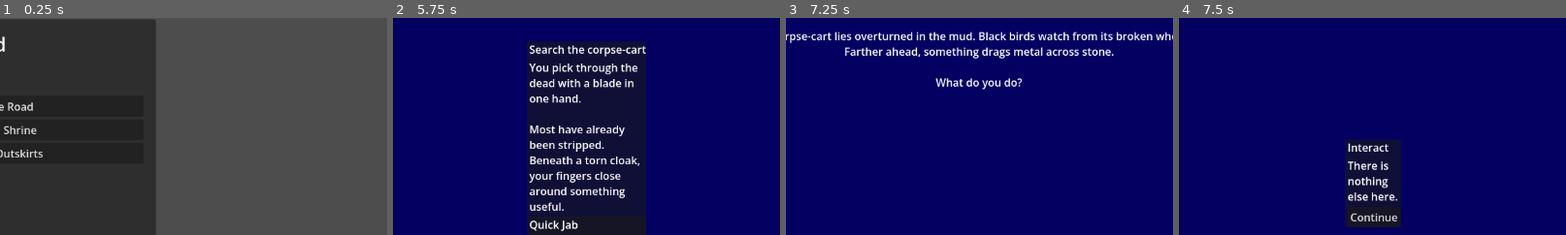
Above: before the commit, frames 1-4 (left to right).
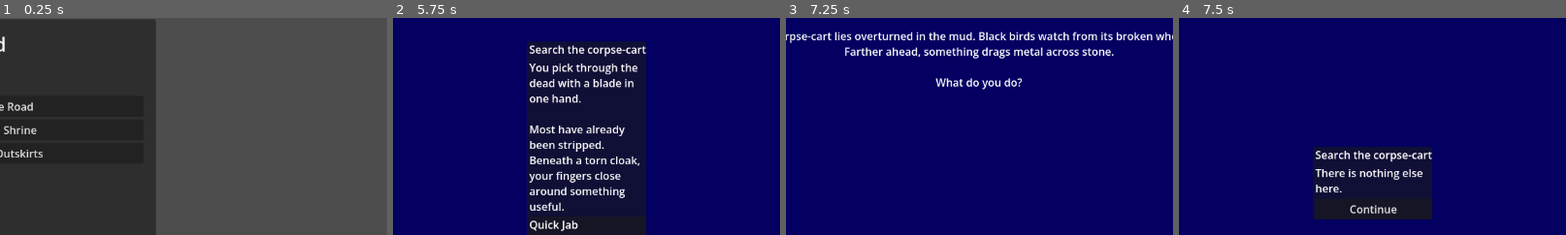
Above: after the commit, the same moments.

Repository: Bbran4/TheThroneThatBreathes
Game: Godot game, scene res://scenes/RunTest.tscn
Same seed, same stepped clock (60 frames per second), same inputs: the game is played once before the commit and once after it.
Inputs (mouse positions are % of the whole screen's width and height, from its top left):
- Up to frame 1 (0.25 s): no input
- Up to frame 2 (5.75 s): click "Corpse Road" at 0.5 s; tap Enter (debug_end_turn) at 1.25 s; move the mouse to (72, 45) at 1.27 s; hold D (right) 1.28-2.78 s; tap E (interact) at 1.35, 2.1, 2.85, 3.6, 4.35, 5, 5.1 s; move the mouse to (30, 55) at 2.02 s; move the mouse to (60, 28) at 2.77 s; hold A (left) 2.78-3.53 s; move the mouse to (45, 70) at 3.52 s; hold D (right) 3.53-5.03 s; move the mouse to (80, 65) at 4.27 s; move the mouse to (20, 35) at 5.02 s; hold A (left) from 5.03 s (still down)
- Up to frame 3 (7.25 s): release A (left) at 5.75 s; click "Continue" at 5.75 s; move the mouse to (55, 50) at 6.52 s; hold D (right) from 6.53 s (still down); tap E (interact) at 6.6 s
- Up to frame 4 (7.5 s): tap E (interact) at 7.25, 7.35 s; move the mouse to (35, 25) at 7.27 s; release D (right) at 7.28 s; hold A (left) from 7.28 s (still down)
The pictures show only the part of the screen within x 25-75%, y 12-62%; the shares and areas given below are measured in that part.

Frames 1-3 are identical in both runs. In frame 4, 8.4% of the frame differs, in the area x 34-66%, y 56-97%.

Commit message:
Location works

Diff:
--- a/resources/run_choice/corpse road/03_press_on.tres
+++ b/resources/run_choice/corpse road/03_press_on.tres
@@ -4,4 +4,5 @@
 
 [resource]
 script = ExtResource("1_d814j")
+result_text = "Press On"
 metadata/_custom_type_script = "uid://bgjkr3elvy71k"
--- a/scenes/world/CorpseRoadLocation.tscn
+++ b/scenes/world/CorpseRoadLocation.tscn
@@ -476,6 +476,7 @@
 position = Vector2(551, 542)
 script = ExtResource("13_pndl3")
 interactable_id = "CorpseCart"
+interaction_name = "Search the corpse-cart"
 linked_choice = ExtResource("14_3aacm")
 metadata/_custom_type_script = "uid://hn32sr8q5ci6"
 
@@ -490,6 +491,8 @@
 [node name="ScrapingSoundExit" type="Area2D" parent="Interactables" unique_id=1502306241]
 position = Vector2(1093, 543)
 script = ExtResource("13_pndl3")
+interactable_id = "FollowSound"
+interaction_name = "Follow the scraping sound"
 linked_choice = ExtResource("15_230bx")
 metadata/_custom_type_script = "uid://hn32sr8q5ci6"
 
@@ -505,6 +508,8 @@
 [node name="DitchPath" type="Area2D" parent="Interactables" unique_id=1579402946]
 position = Vector2(781, 543)
 script = ExtResource("13_pndl3")
+interactable_id = "Continue"
+interaction_name = "Press On"
 linked_choice = ExtResource("16_nryiw")
 metadata/_custom_type_script = "uid://hn32sr8q5ci6"
 
--- a/scripts/run/RunTest.gd
+++ b/scripts/run/RunTest.gd
@@ -25,7 +25,7 @@
 var node_button_container: VBoxContainer
 
 var active_combat_root: Node
-
+var current_combat_node: RunNodeData = null
 
 func _ready() -> void:
 	_build_route_ui()
@@ -168,9 +168,7 @@
 			_start_combat_from_side_view(node_data)
 
 func _start_combat_from_side_view(node_data: RunNodeData) -> void:
-	if active_side_view_location != null:
-		active_side_view_location.visible = false
-
+	_cleanup_side_view_location()
 	_start_combat_node(node_data)
 
 func _open_location_view(location: LocationData, node_data: RunNodeData) -> void:
@@ -260,9 +258,7 @@
 	_complete_current_node()
 
 func _start_combat_from_location(node_data: RunNodeData) -> void:
-	if active_location_view != null:
-		active_location_view.visible = false
-
+	_cleanup_location_view()
 	_start_combat_node(node_data)
 
 func _build_route_ui() -> void:
@@ -462,6 +458,8 @@
 		push_error("Combat node has no enemy team: " + node_data.node_name)
 		return
 
+	current_combat_node = node_data
+
 	route_ui.visible = false
 	_cleanup_active_combat()
 
@@ -483,6 +481,15 @@
 		push_error("CombatTest scene is missing combat_finished signal.")
 
 	add_child(active_combat_root)
+
+func _get_current_reward_node() -> RunNodeData:
+	if current_combat_node != null:
+		return current_combat_node
+
+	if current_node_index >= 0 and current_node_index < run_nodes.size():
+		return run_nodes[current_node_index]
+
+	return null
 
 func _on_run_combat_finished(player_won: bool, surviving_player: PlayerCombatant) -> void:
 	if player_won and surviving_player != null:
@@ -498,13 +505,30 @@
 
 func _show_reward_after_combat() -> void:
 	_cleanup_active_combat()
+	_cleanup_location_view()
+	_cleanup_side_view_location()
 
 	route_ui.visible = true
+	route_ui.move_to_front()
 	route_title.text = "Spoils of the Road"
 
 	_clear_children(node_button_container)
 
-	var node_data := run_nodes[current_node_index]
+	var node_data: RunNodeData = _get_current_reward_node()
+
+	if node_data == null:
+		route_status.text = "HP: %s / %s\nNo reward data found." % [
+			run_state.current_hp,
+			run_state.max_hp
+		]
+
+		var continue_button := Button.new()
+		continue_button.text = "Continue"
+		continue_button.pressed.connect(func():
+			_complete_current_node()
+		)
+		node_button_container.add_child(continue_button)
+		return
 
 	route_status.text = "HP: %s / %s\nChoose a reward." % [
 		run_state.current_hp,
@@ -523,6 +547,7 @@
 	for card in node_data.reward_cards:
 		var button := Button.new()
 		button.text = "+ " + card.card_name
+		button.mouse_filter = Control.MOUSE_FILTER_STOP
 		button.pressed.connect(func():
 			run_state.add_card(card)
 			_complete_current_node()
@@ -531,12 +556,14 @@
 
 	var skip_button := Button.new()
 	skip_button.text = "Skip"
+	skip_button.mouse_filter = Control.MOUSE_FILTER_STOP
 	skip_button.pressed.connect(func():
 		_complete_current_node()
 	)
 	node_button_container.add_child(skip_button)
 
 func _complete_current_node() -> void:
+	current_combat_node = null
 	run_state.completed_nodes += 1
 	_show_route_screen()
 
--- a/scripts/world/SideViewLocation.gd
+++ b/scripts/world/SideViewLocation.gd
@@ -30,6 +30,18 @@
 func _ready() -> void:
 	prompt_label.visible = false
 
+	if location_title_label != null:
+		location_title_label.mouse_filter = Control.MOUSE_FILTER_IGNORE
+
+	if subtitle_label != null:
+		subtitle_label.mouse_filter = Control.MOUSE_FILTER_IGNORE
+
+	if prompt_label != null:
+		prompt_label.mouse_filter = Control.MOUSE_FILTER_IGNORE
+
+	if has_node("CanvasLayer/UI"):
+		$CanvasLayer/UI.mouse_filter = Control.MOUSE_FILTER_IGNORE
+
 	if player_spawn != null and player != null:
 		player.global_position = player_spawn.global_position
 
